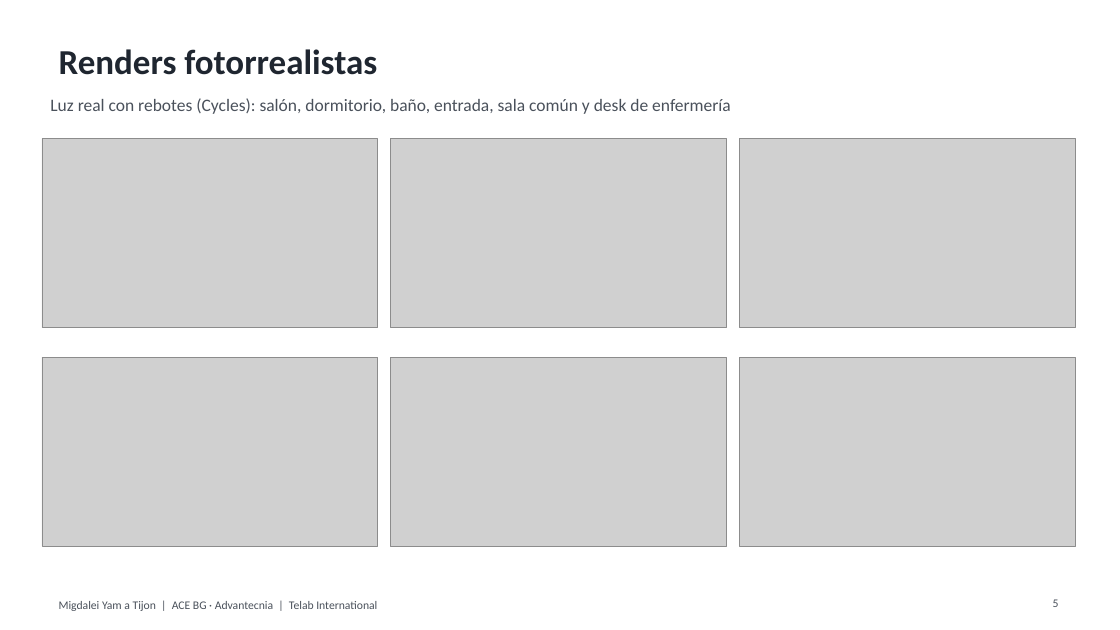
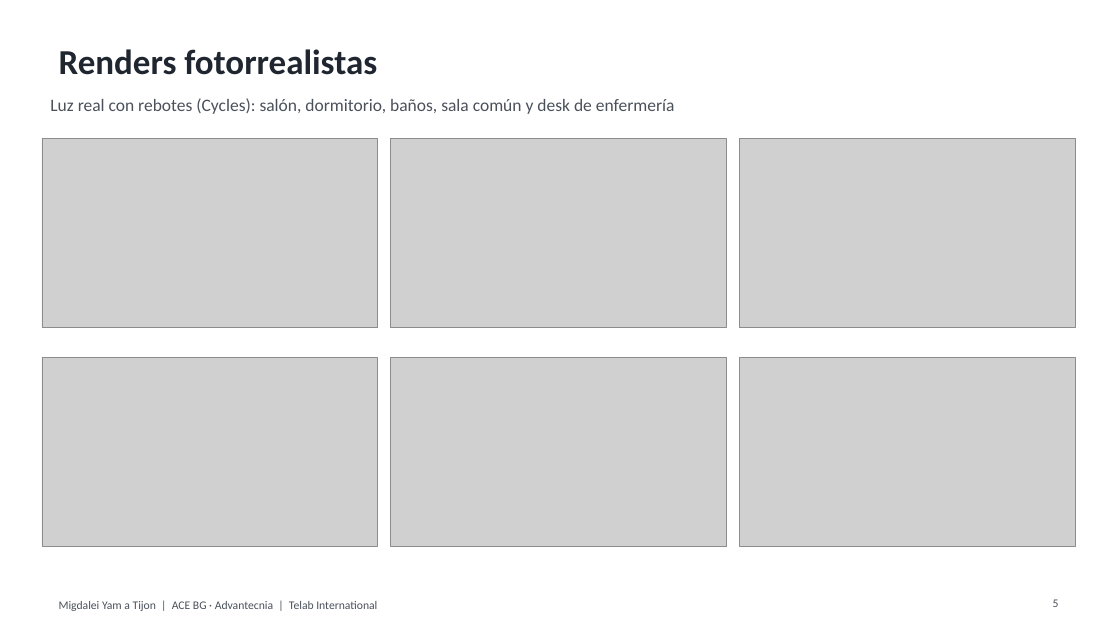
Before and after one commit to alexjusid-jpg/planos, a slide deck: slide 5 of migdalei/es/presentacion_ES.pptx. Drawn at 1120x630 pixels with LibreOffice and Linux fonts; fonts in the diff are those of the drawing; grey boxes stand for pictures. Boxes give left, top, right and bottom in pixels: in the first picture for what was removed or moved away, otherwise in the second. Text is boxed around its words. In the diff, an @@ line names an element or a change of style, - is before the commit and + after.

```diff
--- a/migdalei/es/presentacion_ES.pptx
+++ b/migdalei/es/presentacion_ES.pptx
@@ text at [50,98,675,114]: text changed @@
-Luz real con rebotes (Cycles): salón, dormitorio, baño, entrada, sala común y desk de enfermería
+Luz real con rebotes (Cycles): salón, dormitorio, baños, sala común y desk de enfermería
```
Also in this commit, not shown: 19 other files.
